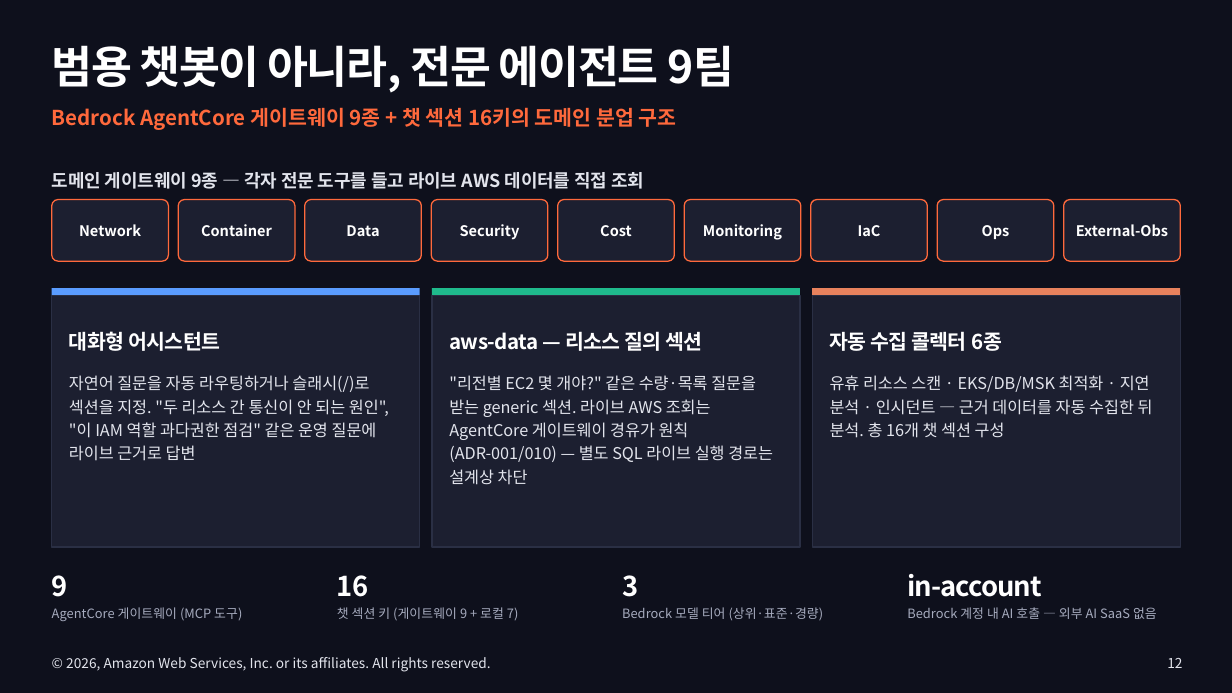
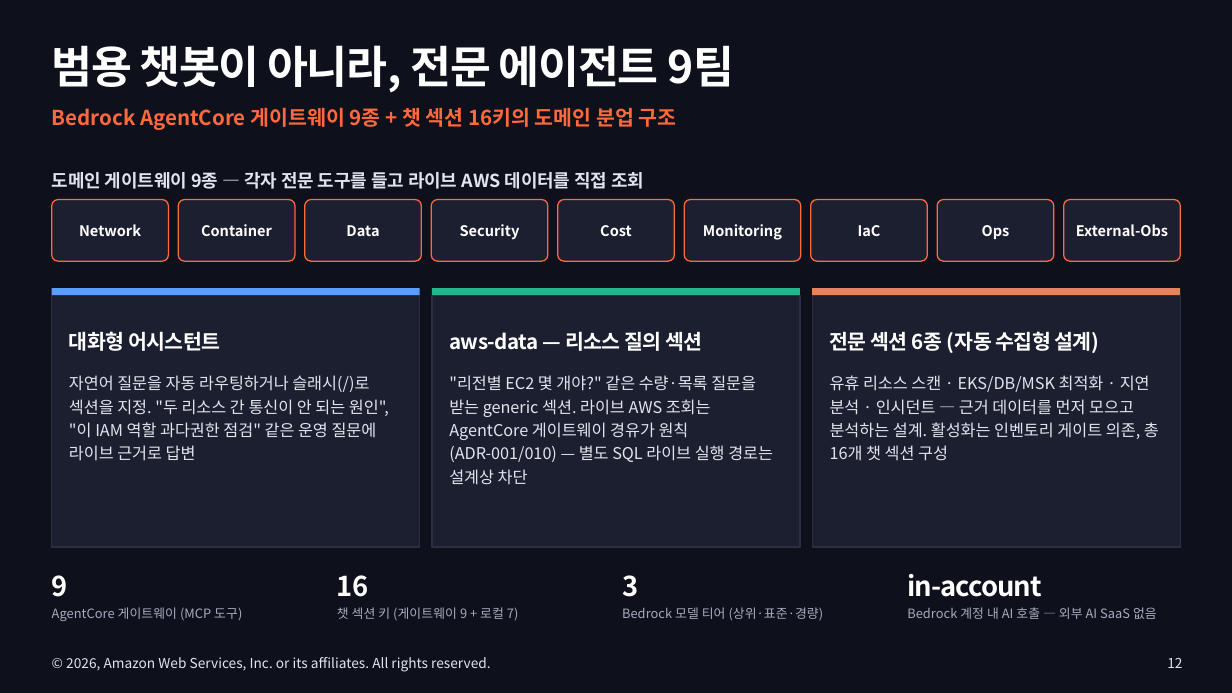
Before and after one commit to Atom-oh/awsops, a slide deck: slide 12 of docs-site/static/presentation/awsops-intro/awsops-intro.pptx. Drawn at 1232x693 pixels with LibreOffice and Linux fonts; fonts in the diff are those of the drawing. Boxes give left, top, right and bottom in pixels: in the first picture for what was removed or moved away, otherwise in the second. Text is boxed around its words. In the diff, an @@ line names an element or a change of style, - is before the commit and + after.

```diff
--- a/docs-site/static/presentation/awsops-intro/awsops-intro.pptx
+++ b/docs-site/static/presentation/awsops-intro/awsops-intro.pptx
@@ text at (830, 331, 1100, 353): text changed @@
-자동 수집 콜렉터 6종
+전문 섹션 6종 (자동 수집형 설계)
@@ text at (830, 375, 1159, 461): text changed @@
-유휴 리소스 스캔 · EKS/DB/MSK 최적화 · 지연 분석 · 인시던트 — 근거 데이터를 자동 수집한 뒤 분석. 총 16개 챗 섹션 구성
+유휴 리소스 스캔 · EKS/DB/MSK 최적화 · 지연 분석 · 인시던트 — 근거 데이터를 먼저 모으고 분석하는 설계. 활성화는 인벤토리 게이트 의존, 총 16개 챗 섹션 구성
```
Also in this commit, not shown: 8 other slides changed, 3 other files.
